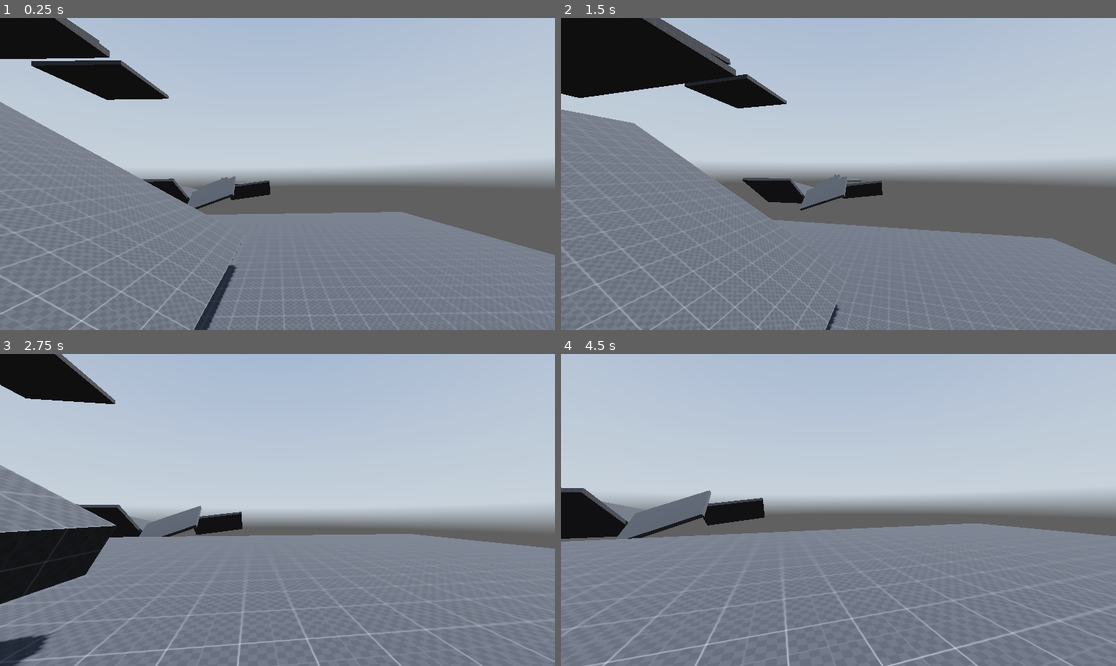
Above: before the commit, frames 1-4 (two rows, left to right).
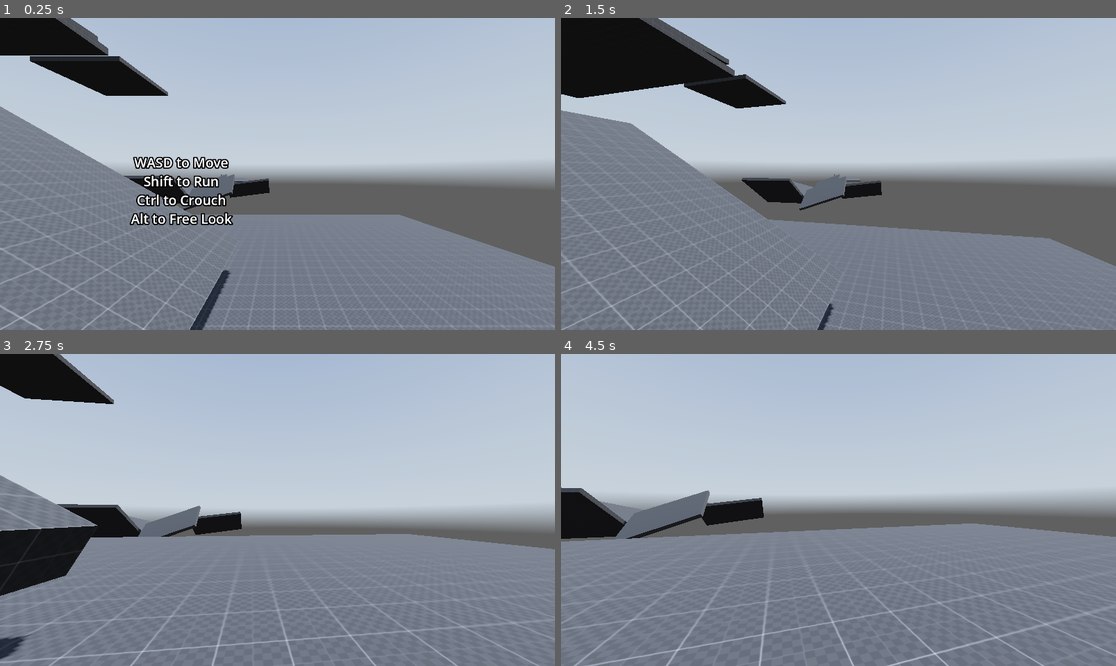
Above: after the commit, the same moments.

Repository: FahadHameed89/GodotPlayground3D
Game: Godot game, scene res://Scenes/world.tscn
Same seed, same stepped clock (60 frames per second), same inputs: the game is played once before the commit and once after it. The project has no main scene, so this scene is started directly. A sky picture missing from this copy of the repository is replaced by a grey-blue gradient.
Inputs (mouse positions are in pixels of both pictures, inside the frame that each line leads up to):
- Up to frame 1 (0.25 s): no input
- Up to frame 2 (1.5 s): tap Enter (ui_accept) at 0.5, 0.77 s; move the mouse to (866, 174) at 0.52 s; hold Ctrl (crouch) 0.53-1.28 s; hold W (forward) from 0.53 s (still down); move the mouse to (810, 174) at 1.27 s; tap Alt (free_look) at 1.35 s
- Up to frame 3 (2.75 s): keep holding W (forward); tap Enter (ui_accept) at 1.52 s; move the mouse to (288, 503) at 2.02 s; hold Shift (sprint) from 2.03 s (still down)
- Up to frame 4 (4.5 s): keep holding W (forward); move the mouse to (832, 516) at 2.77 s; release Shift (sprint) at 2.78 s; tap Ctrl (crouch) at 2.85 s; tap Enter (ui_accept) at 3.02, 3.77 s; move the mouse to (877, 513) at 3.52 s; hold Alt (free_look) 3.53-4.28 s; move the mouse to (794, 506) at 4.27 s; tap Shift (sprint) at 4.35 s

The runs differ from the first frame. In frame 1, 6.3% of the frame differs, in the area x 0-100%, y 0-100%; in frame 2, 2.1%; in frame 3, 3.3%; in frame 4, 1.5%.

Commit message:
added some instructions to the demo scene

Diff:
--- a/Scenes/world.tscn
+++ b/Scenes/world.tscn
@@ -1,9 +1,10 @@
-[gd_scene load_steps=17 format=3 uid="uid://68r7nnpsg8u2"]
+[gd_scene load_steps=18 format=3 uid="uid://68r7nnpsg8u2"]
 
 [ext_resource type="Texture2D" uid="uid://ccfisp8mco7xb" path="res://assets/hdris/kloofendal_48d_partly_cloudy_puresky_2k.hdr" id="1_5cnvg"]
 [ext_resource type="Texture2D" uid="uid://cjg8s1k6qsv14" path="res://assets/textures/dev/grids/Dark/texture_07.png" id="1_a6034"]
 [ext_resource type="Shader" path="res://assets/shaders/water.gdshader" id="2_46rkb"]
 [ext_resource type="Script" path="res://Scripts/player.gd" id="3_cre28"]
+[ext_resource type="AudioStream" uid="uid://cm2qh6rnenp8l" path="res://assets/audio/footsteps/Steps_floor-002.ogg" id="5_5shfj"]
 
 [sub_resource type="StandardMaterial3D" id="StandardMaterial3D_fcx0h"]
 albedo_texture = ExtResource("1_a6034")
@@ -276,14 +277,29 @@
 size = Vector3(20, 1, 20)
 material = SubResource("StandardMaterial3D_fcx0h")
 
-[node name="water" type="Node3D" parent="stage"]
-metadata/_edit_lock_ = true
-
-[node name="MeshInstance3D" type="MeshInstance3D" parent="stage/water"]
+[node name="waterA" type="Node3D" parent="stage"]
+
+[node name="MeshInstance3D" type="MeshInstance3D" parent="stage/waterA"]
 transform = Transform3D(500, 0, 0, 0, 500, 0, 0, 0, 500, 67.848, -98.3303, 0)
 mesh = SubResource("PlaneMesh_36awt")
 surface_material_override/0 = SubResource("ShaderMaterial_ilo04")
 
+[node name="waterA2" type="Node3D" parent="stage"]
+transform = Transform3D(1, 0, 0, 0, 1, 0, 0, 0, 1, 0, -10, 0)
+
+[node name="MeshInstance3D" type="MeshInstance3D" parent="stage/waterA2"]
+transform = Transform3D(500, 0, 0, 0, 500, 0, 0, 0, 500, 67.848, -98.3303, 0)
+mesh = SubResource("PlaneMesh_36awt")
+surface_material_override/0 = SubResource("ShaderMaterial_ilo04")
+
+[node name="Label3D" type="Label3D" parent="stage"]
+transform = Transform3D(1, 0, 0, 0, 1, 0, 0, 0, 1, 43.8465, -18.7253, -12.4462)
+billboard = 1
+text = "WASD to Move
+Shift to Run
+Ctrl to Crouch
+Alt to Free Look"
+
 [node name="env" type="Node3D" parent="."]
 
 [node name="WorldEnvironment" type="WorldEnvironment" parent="env"]
@@ -294,7 +310,7 @@
 shadow_enabled = true
 
 [node name="player" type="CharacterBody3D" parent="."]
-transform = Transform3D(1, 0, 0, 0, 1, 0, 0, 0, 1, 44.6906, -20.7424, -10.0077)
+transform = Transform3D(1, 0, 0, 0, 1, 0, 0, 0, 1, 45, -20, -10.008)
 script = ExtResource("3_cre28")
 
 [node name="standing_collision_shape" type="CollisionShape3D" parent="player"]
@@ -322,3 +338,14 @@
 libraries = {
 "": SubResource("AnimationLibrary_xsvkv")
 }
+
+[node name="ears" type="Node3D" parent="player"]
+transform = Transform3D(1, 0, 0, 0, 1, 0, 0, 0, 1, 0, 1.8, 0)
+
+[node name="AudioListener3D" type="AudioListener3D" parent="player/ears"]
+current = true
+
+[node name="feet" type="Node3D" parent="player"]
+
+[node name="AudioStreamPlayer3D" type="AudioStreamPlayer3D" parent="player/feet"]
+stream = ExtResource("5_5shfj")
--- a/assets/shaders/water.gdshader
+++ b/assets/shaders/water.gdshader
@@ -16,7 +16,7 @@
 
 uniform sampler2D wave_texture;
 uniform float wave_scale = 4.0;
-uniform float height_scale = 0.15;
+uniform float height_scale = 1.15;
 varying float wave_height;
 varying vec3 uv_world_pos;
 
--- /dev/null
+++ b/default_bus_layout.tres
@@ -0,0 +1,15 @@
+[gd_resource type="AudioBusLayout" format=3 uid="uid://droec14ci0hpx"]
+
+[resource]
+bus/1/name = &"Music"
+bus/1/solo = false
+bus/1/mute = false
+bus/1/bypass_fx = false
+bus/1/volume_db = 0.0
+bus/1/send = &"Master"
+bus/2/name = &"SFX"
+bus/2/solo = false
+bus/2/mute = false
+bus/2/bypass_fx = false
+bus/2/volume_db = 0.0
+bus/2/send = &"Master"
Not shown, added: assets/audio/footsteps/Steps_floor-002.ogg.import
Not shown, added: assets/audio/footsteps/Steps_floor-002.ogg
